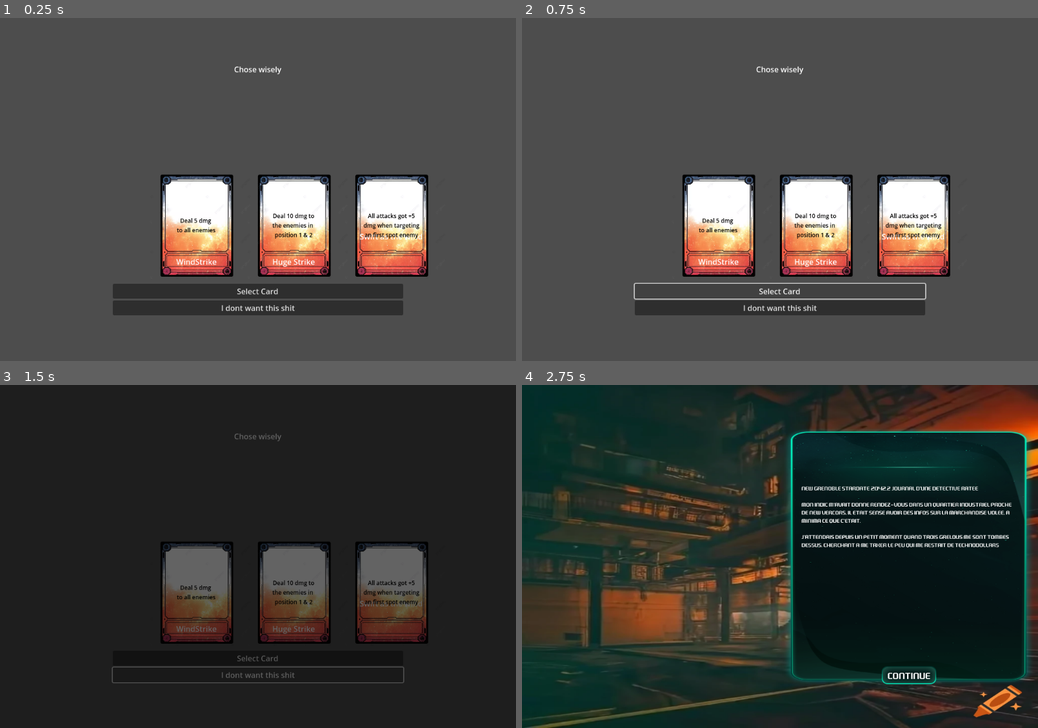
Above: before the commit, frames 1-4 (two rows, left to right).
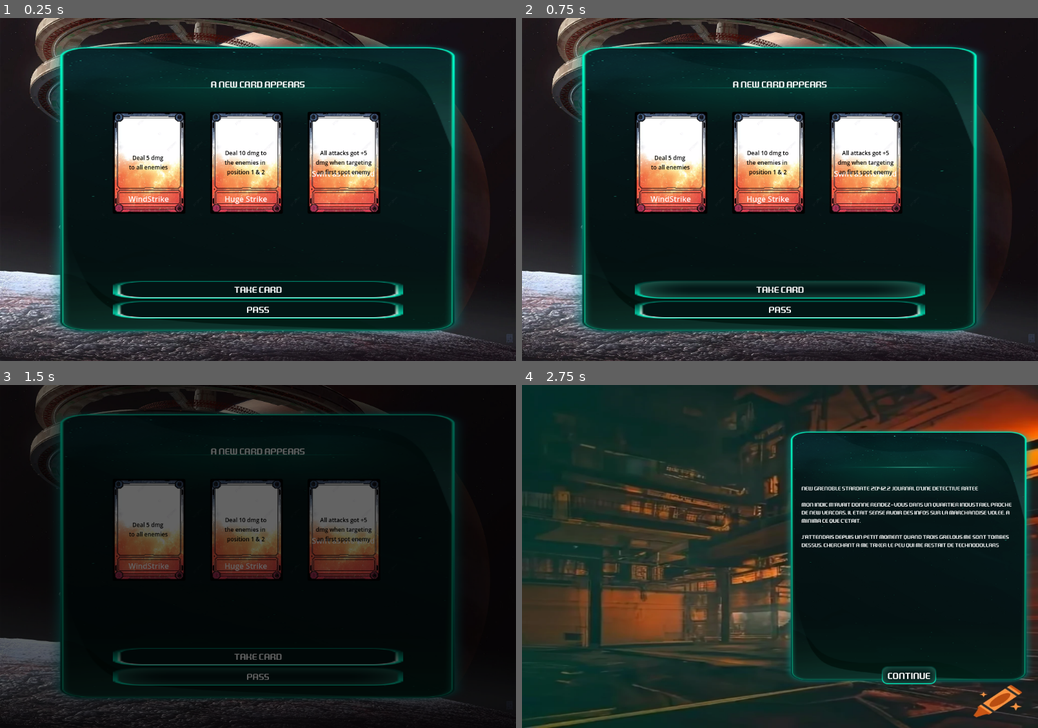
Above: after the commit, the same moments.

Repository: Azhrilla/SlayTheDungeon
Game: Godot game, scene res://UI/add_card_menu.tscn
Two runs of this game, one before a commit and one after it. Both use one fixed random seed, a clock stepped at 60 frames per second and the inputs below. This scene is started directly instead of the project's main scene.
Inputs:
- Up to frame 1 (0.25 s): no input
- Up to frame 2 (0.75 s): click "Select Card" (after the commit: "Take Card") at 0.5 s
- Up to frame 3 (1.5 s): click "I dont want this shit" (after the commit: "Pass") at 1.25 s
- Up to frame 4 (2.75 s): click "Continue" at 2 s

The runs differ from the first frame. In frame 1, 95% of the frame differs, in the area x 0-100%, y 0-100%; in frame 2, 95%; in frame 3, 64%; in frame 4, nothing differs.

Commit message:
Improved card choice menu

Diff:
--- a/UI/add_card_menu.gd
+++ b/UI/add_card_menu.gd
@@ -13,12 +13,11 @@
 
 func setUpLevel():
 	if !m_UIReady:
-			var boxSet = $VBoxContainer/HBoxContainer.get_children()
+			var boxSet = $BackGround/TextureRect/VBoxContainer/HBoxContainer.get_children()
 			for index in range(m_cardNames.size()):
 				var newCard = CardFactory.createCard(m_cardNames[index])
 				newCard.setVisibleSide(Globals.visibleSide.FRONT)
-				add_child(newCard)
-				newCard.position = boxSet[index].global_position +  boxSet[index].custom_minimum_size/2
+				boxSet[index].add_child(newCard)
 				newCard.connect("mouseHoveredEnter",cardHoveredEnter)
 				newCard.connect("mouseHoveredExit",cardHoveredExit)
 			m_UIReady = true
--- a/UI/add_card_menu.tscn
+++ b/UI/add_card_menu.tscn
@@ -1,6 +1,13 @@
-[gd_scene load_steps=2 format=3 uid="uid://81tv21mrg0cf"]
+[gd_scene load_steps=9 format=3 uid="uid://81tv21mrg0cf"]
 
 [ext_resource type="Script" uid="uid://geimwxiri26a" path="res://UI/add_card_menu.gd" id="1_oiy75"]
+[ext_resource type="Texture2D" uid="uid://dksv6fuplfpci" path="res://Graphics/Bordel/interludes/station.webp" id="2_cg71p"]
+[ext_resource type="Texture2D" uid="uid://dcyo3w2yufkom" path="res://Graphics/UI/Buttons/Button Normal.png" id="2_gt5u3"]
+[ext_resource type="Texture2D" uid="uid://c6j5ii3ul2ok6" path="res://Graphics/Bordel/Card X1.png" id="3_0djg1"]
+[ext_resource type="Texture2D" uid="uid://df5slpovx00bd" path="res://Graphics/UI/Buttons/Button Active.png" id="3_k8e41"]
+[ext_resource type="Texture2D" uid="uid://cucvqy18cqvf3" path="res://Graphics/UI/Buttons/Button Hover.png" id="4_cg71p"]
+[ext_resource type="Texture2D" uid="uid://btejq1114ow7w" path="res://Graphics/UI/Buttons/Button Disable.png" id="5_0djg1"]
+[ext_resource type="Theme" uid="uid://cd80bws3txap5" path="res://UI/ui_theme.tres" id="6_hgdsl"]
 
 [node name="AddCardMenu" type="Control"]
 custom_minimum_size = Vector2(0, 40)
@@ -13,7 +20,33 @@
 mouse_filter = 2
 script = ExtResource("1_oiy75")
 
-[node name="VBoxContainer" type="VBoxContainer" parent="."]
+[node name="BackGround" type="TextureRect" parent="."]
+layout_mode = 1
+anchors_preset = 15
+anchor_right = 1.0
+anchor_bottom = 1.0
+grow_horizontal = 2
+grow_vertical = 2
+texture = ExtResource("2_cg71p")
+expand_mode = 2
+
+[node name="TextureRect" type="TextureRect" parent="BackGround"]
+layout_mode = 1
+anchors_preset = -1
+anchor_left = 0.1
+anchor_top = 0.1
+anchor_right = 0.9
+anchor_bottom = 0.9
+offset_left = -20.0
+offset_top = -20.0
+offset_right = 20.0
+offset_bottom = 20.0
+grow_horizontal = 2
+grow_vertical = 2
+texture = ExtResource("3_0djg1")
+expand_mode = 1
+
+[node name="VBoxContainer" type="VBoxContainer" parent="BackGround/TextureRect"]
 custom_minimum_size = Vector2(0, 100)
 layout_mode = 1
 anchors_preset = 8
@@ -22,50 +55,92 @@
 anchor_right = 0.5
 anchor_bottom = 0.5
 offset_left = -304.0
-offset_top = -106.0
+offset_top = -271.0
 offset_right = 304.0
-offset_bottom = 106.0
+offset_bottom = 271.0
 grow_horizontal = 2
 grow_vertical = 2
 
-[node name="Label" type="Label" parent="VBoxContainer"]
+[node name="Label" type="Label" parent="BackGround/TextureRect/VBoxContainer"]
 custom_minimum_size = Vector2(0, 100)
 layout_mode = 2
-text = "Chose wisely"
+theme = ExtResource("6_hgdsl")
+text = "A new card appears"
 horizontal_alignment = 1
+vertical_alignment = 1
 
-[node name="HBoxContainer" type="HBoxContainer" parent="VBoxContainer"]
+[node name="HBoxContainer" type="HBoxContainer" parent="BackGround/TextureRect/VBoxContainer"]
 layout_mode = 2
+size_flags_horizontal = 4
 mouse_filter = 2
 
-[node name="Card1" type="Control" parent="VBoxContainer/HBoxContainer"]
+[node name="Card1" type="Control" parent="BackGround/TextureRect/VBoxContainer/HBoxContainer"]
 custom_minimum_size = Vector2(200, 250)
 layout_mode = 2
 mouse_filter = 2
 
-[node name="Card2" type="Control" parent="VBoxContainer/HBoxContainer"]
+[node name="Card2" type="Control" parent="BackGround/TextureRect/VBoxContainer/HBoxContainer"]
 custom_minimum_size = Vector2(200, 250)
 layout_mode = 2
 mouse_filter = 2
 
-[node name="Card3" type="Control" parent="VBoxContainer/HBoxContainer"]
+[node name="Card3" type="Control" parent="BackGround/TextureRect/VBoxContainer/HBoxContainer"]
 custom_minimum_size = Vector2(200, 250)
 layout_mode = 2
 mouse_filter = 2
 
-[node name="Control" type="Control" parent="VBoxContainer"]
+[node name="Control" type="Control" parent="BackGround/TextureRect/VBoxContainer"]
 custom_minimum_size = Vector2(0, 100)
 layout_mode = 2
 mouse_filter = 2
 
-[node name="SelectCard" type="Button" parent="VBoxContainer"]
+[node name="SelectCard" type="TextureButton" parent="BackGround/TextureRect/VBoxContainer"]
 layout_mode = 2
-text = "Select Card"
+texture_normal = ExtResource("2_gt5u3")
+texture_pressed = ExtResource("3_k8e41")
+texture_hover = ExtResource("4_cg71p")
+texture_disabled = ExtResource("5_0djg1")
+stretch_mode = 0
 
-[node name="TakeNoCard" type="Button" parent="VBoxContainer"]
+[node name="Label" type="Label" parent="BackGround/TextureRect/VBoxContainer/SelectCard"]
+layout_mode = 1
+anchors_preset = 8
+anchor_left = 0.5
+anchor_top = 0.5
+anchor_right = 0.5
+anchor_bottom = 0.5
+offset_left = -20.0
+offset_top = -11.5
+offset_right = 20.0
+offset_bottom = 11.5
+grow_horizontal = 2
+grow_vertical = 2
+theme = ExtResource("6_hgdsl")
+text = "Take Card"
+
+[node name="TakeNoCard" type="TextureButton" parent="BackGround/TextureRect/VBoxContainer"]
 layout_mode = 2
-text = "I dont want this shit
-"
+texture_normal = ExtResource("2_gt5u3")
+texture_pressed = ExtResource("3_k8e41")
+texture_hover = ExtResource("4_cg71p")
+texture_disabled = ExtResource("5_0djg1")
+stretch_mode = 0
 
-[connection signal="pressed" from="VBoxContainer/SelectCard" to="." method="_on_select_card_pressed"]
-[connection signal="pressed" from="VBoxContainer/TakeNoCard" to="." method="_on_take_no_card_pressed"]
+[node name="Label" type="Label" parent="BackGround/TextureRect/VBoxContainer/TakeNoCard"]
+layout_mode = 1
+anchors_preset = 8
+anchor_left = 0.5
+anchor_top = 0.5
+anchor_right = 0.5
+anchor_bottom = 0.5
+offset_left = -20.0
+offset_top = -11.5
+offset_right = 20.0
+offset_bottom = 11.5
+grow_horizontal = 2
+grow_vertical = 2
+theme = ExtResource("6_hgdsl")
+text = "Pass"
+
+[connection signal="pressed" from="BackGround/TextureRect/VBoxContainer/SelectCard" to="." method="_on_select_card_pressed"]
+[connection signal="pressed" from="BackGround/TextureRect/VBoxContainer/TakeNoCard" to="." method="_on_take_no_card_pressed"]
